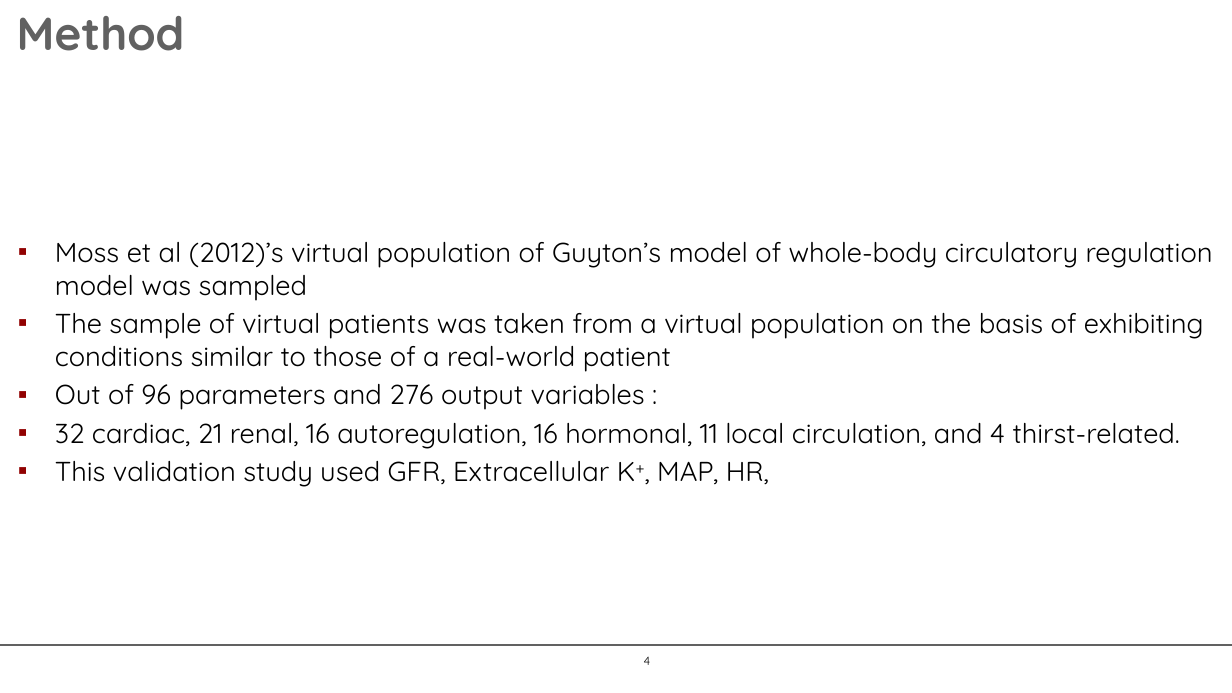
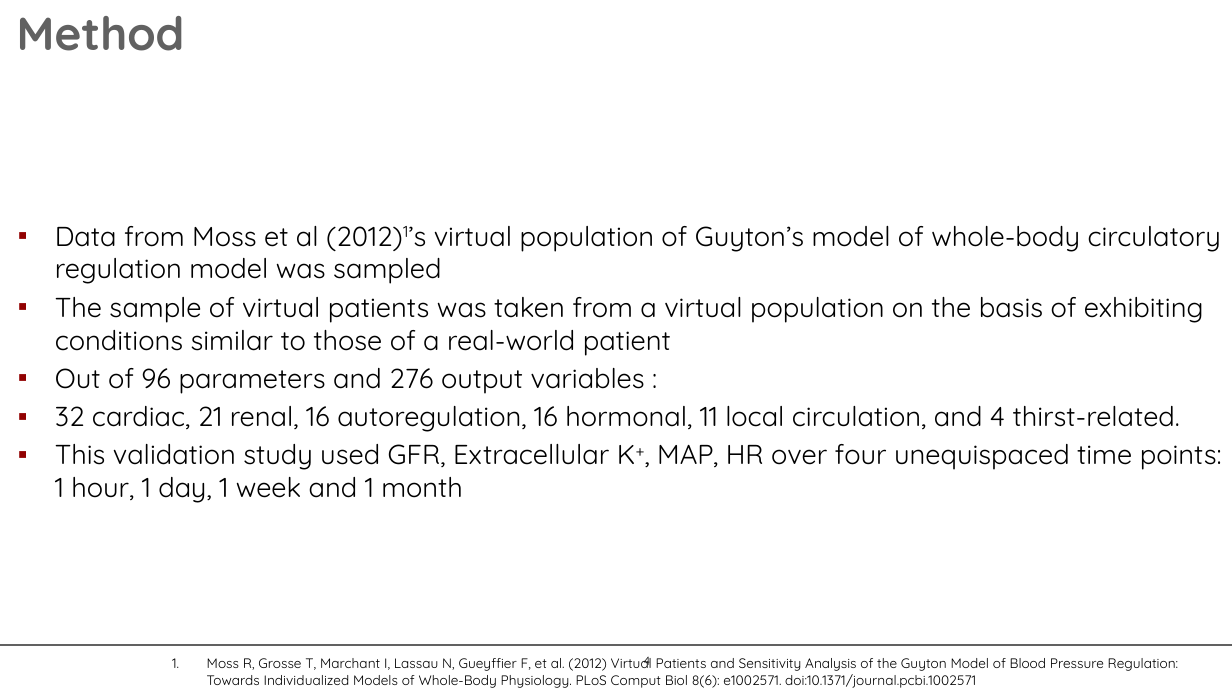
Before and after one commit to audreyyeoCH/AI_Kidneyproject, a slide deck: slide 4 of retreatJan8nccr/retreatposter.pptx. Drawn at 1232x693 pixels with LibreOffice and Linux fonts; fonts in the diff are those of the drawing; background and template pictures are left out. Boxes give left, top, right and bottom in pixels: in the first picture for what was removed or moved away, otherwise in the second. Text is boxed around its words. In the diff, an @@ line names an element or a change of style, - is before the commit and + after.

Commit message:
ref added

```diff
--- a/retreatJan8nccr/retreatposter.pptx
+++ b/retreatJan8nccr/retreatposter.pptx
@@ text at (x1=55, y1=226, x2=1221, y2=284): text changed @@
-▪ Moss et al (2012)’s virtual population of Guyton’s model of whole-body circulatory regulation model was sampled
+▪ Data from Moss et al (2012)1’s virtual population of Guyton’s model of whole-body circulatory regulation model was sampled
@@ text at (x1=55, y1=444, x2=1222, y2=503): text changed @@
-▪ This validation study used GFR, Extracellular K+, MAP, HR,
+▪ This validation study used GFR, Extracellular K+, MAP, HR over four unequispaced time points: 1 hour, 1 day, 1 week and 1 month
@@ text added at (x1=207, y1=657, x2=976, y2=688), 8 pt, text #000000 @@
+1. Moss R, Grosse T, Marchant I, Lassau N, Gueyffier F, et al. (2012) Virtual Patients and Sensitivity Analysis of the Guyton Model of Blood Pressure Regulation: Towards Individualized Models of Whole-Body Physiology. PLoS Comput Biol 8(6): e1002571. doi:10.1371/journal.pcbi.1002571
```
Also in this commit, not shown: 6 other slides changed, 1 slide added.
